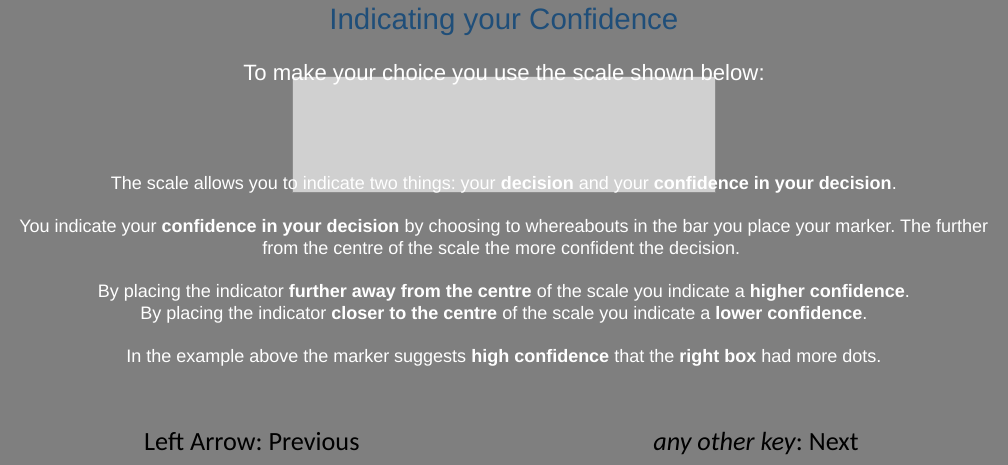
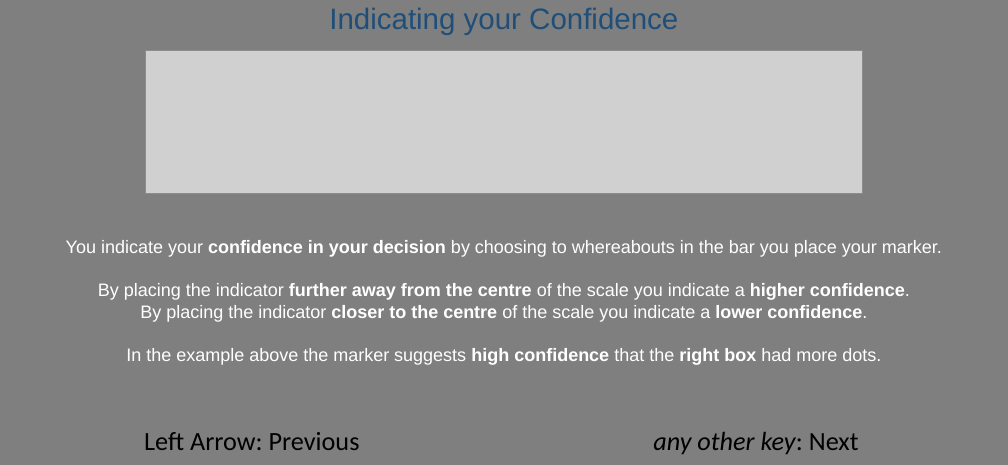
Before and after one commit to mjaquiery/nofeedback_trust, a slide deck: slide 4 of instructions/Instructions_AdvisorChoice_1300x600.pptx (slide 3 before the commit). Drawn at 1008x465 pixels with LibreOffice and Linux fonts; fonts in the diff are those of the drawing; grey boxes stand for pictures. Boxes give left, top, right and bottom in pixels: in the first picture for what was removed or moved away, otherwise in the second. Text is boxed around its words. In the diff, an @@ line names an element or a change of style, - is before the commit and + after.

Commit message:
Instruction update
* updated how instructions are loaded
* updated instruction text to clarify use of confidence scale

```diff
--- a/instructions/Instructions_AdvisorChoice_1300x600.pptx
+++ b/instructions/Instructions_AdvisorChoice_1300x600.pptx
@@ picture added at (146,51,862,193) @@
@@ text removed at (243,62,765,85) @@
-To make your choice you use the scale shown below:
@@ picture removed at (293,76,715,192) @@
@@ text "You indicate your confidence in ...": place and size @@
-text "You indicate your confidence in ..." at (19,175,988,366)
+text "You indicate your confidence in ..." at (66,240,942,365)
@@ text at (66,240,942,257): text changed @@
-The scale allows you to indicate two things: your decision and your confidence in your decision.
-You indicate your confidence in your decision by choosing to whereabouts in the bar you place your marker. The further from the centre of the scale the more confident the decision.
+You indicate your confidence in your decision by choosing to whereabouts in the bar you place your marker.
```
Also in this commit, not shown: 4 other slides changed, 3 slides added, 33 other files.
